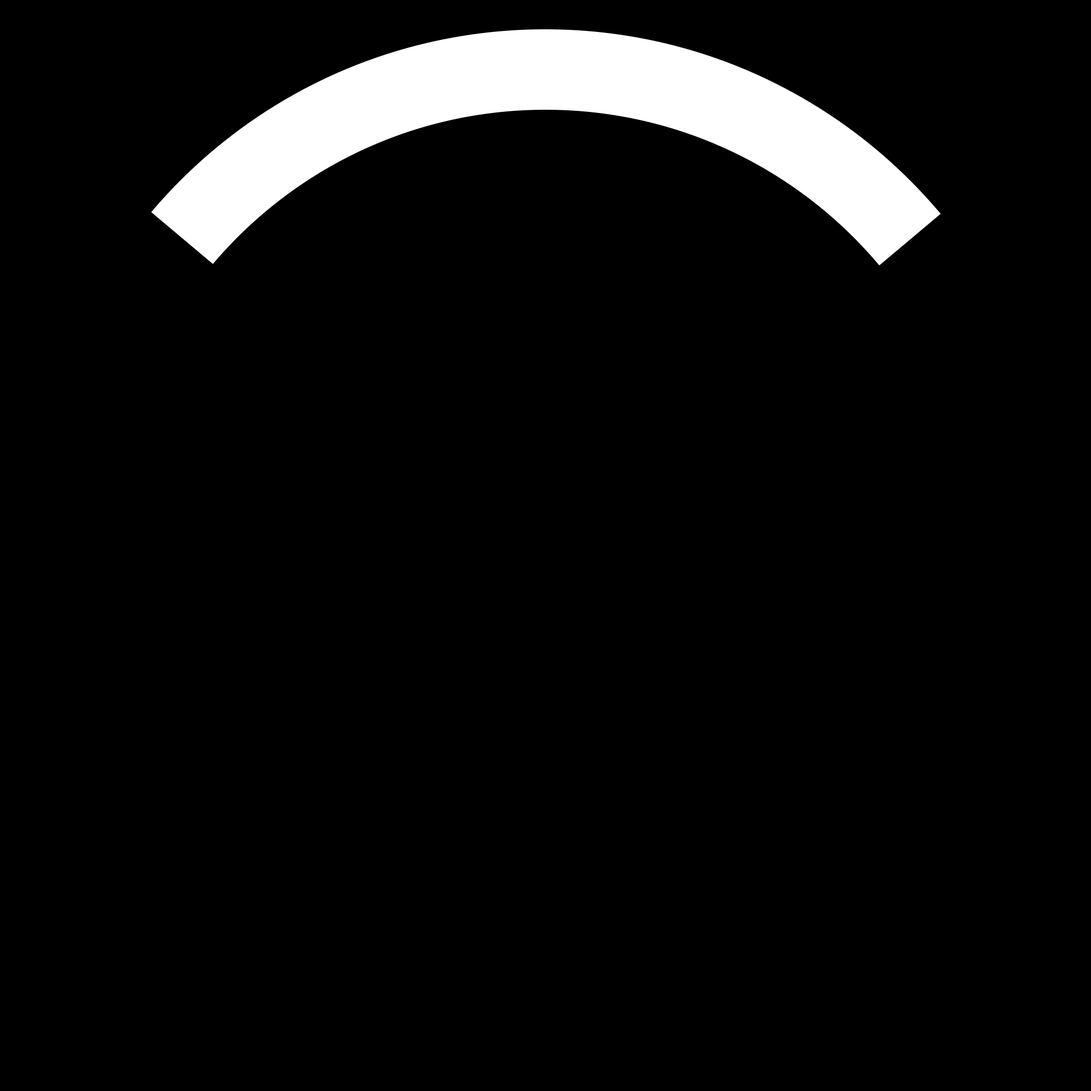
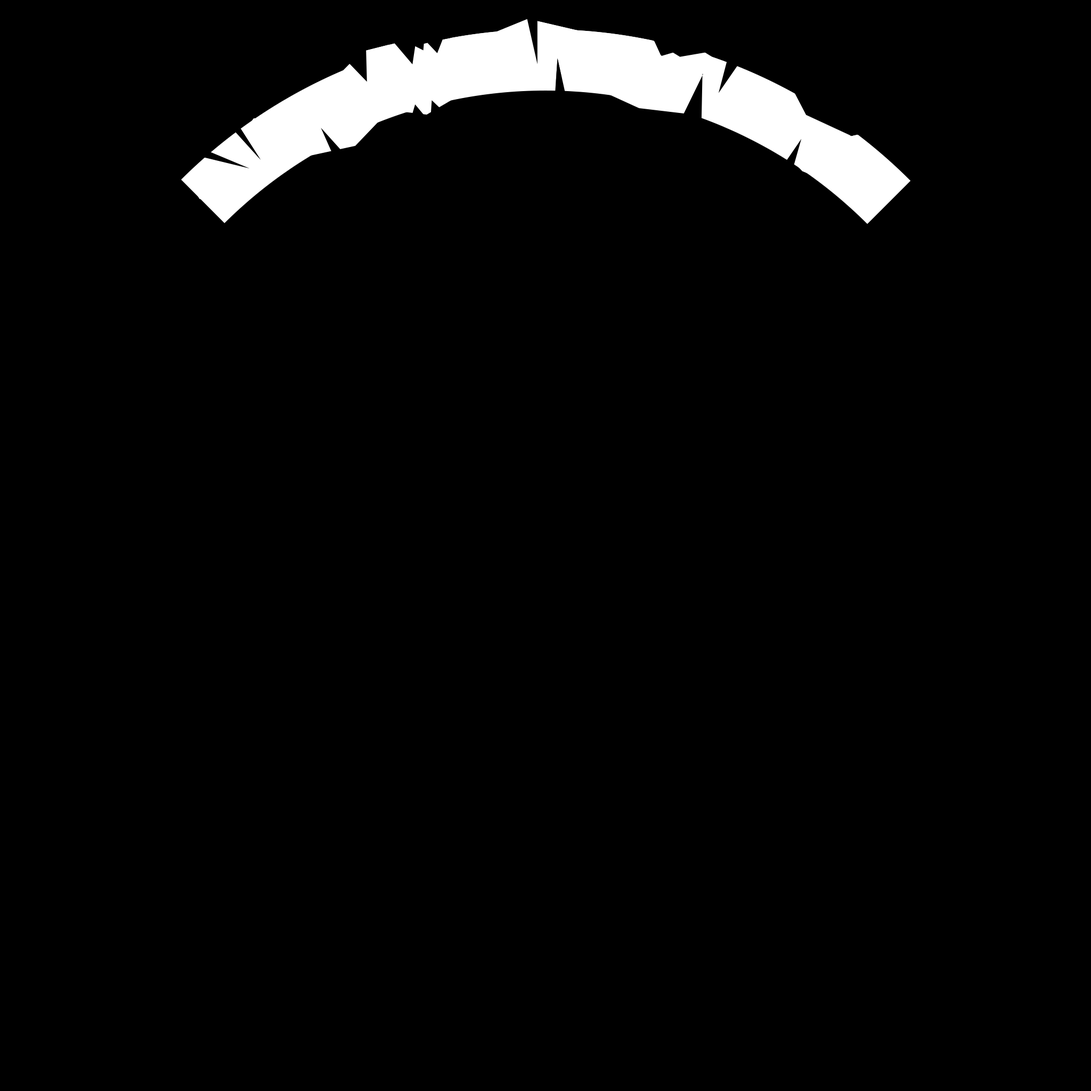
Comparing the layer stacks of the two 1091px x 1091px images. Changes:
added layer "Layer 4" above "Layer 2" over [150, 18, 942, 266]
added layer "Layer 2" above "Layer 1" over [187, 18, 879, 175]
added layer "Layer 1" above "Blocks" over [197, 18, 886, 207]
added group "Blocks" with 2 layers above "Rectangle 1" over [150, 18, 942, 266]
moved "Rectangle 1" (1st of 3, in "Blocks") into group "Blocks", painted on it over [150, 18, 942, 266]
moved "Rectangle 1" (2nd of 3, in "Blocks") into group "Blocks", painted on it over [150, 18, 942, 266]
painted on "Ellipse 1" (1st of 2, in "Group 1") over [150, 90, 942, 266]
